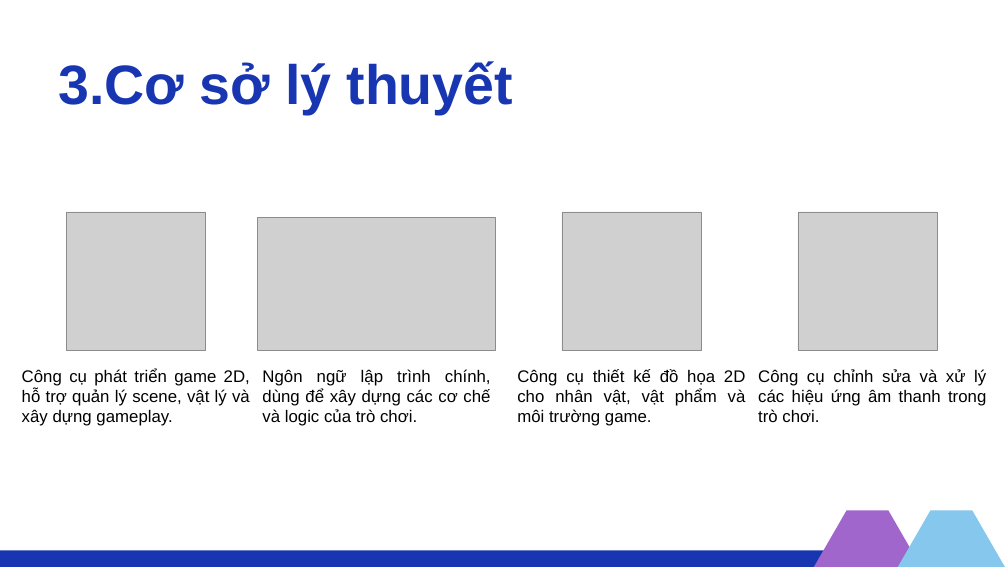
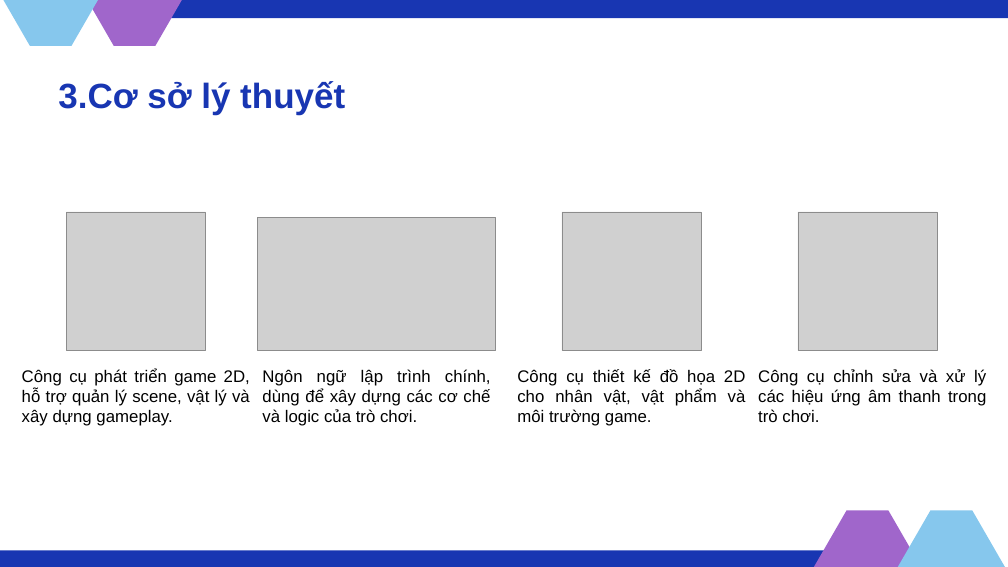
Before and after one commit to HaGiaLoc/tn-da22ttd-110122103-hagialoc-xaydungtrochoisinhton2d, a slide deck: slide 5 of thesis/abs/tn_slide.pptx. Drawn at 1008x567 pixels with LibreOffice and Linux fonts; fonts in the diff are those of the drawing; grey boxes stand for pictures. Boxes give left, top, right and bottom in pixels: in the first picture for what was removed or moved away, otherwise in the second. Text is boxed around its words. In the diff, an @@ line names an element or a change of style, - is before the commit and + after.

Commit message:
Hoàn thành slide thuyết trình

```diff
--- a/thesis/abs/tn_slide.pptx
+++ b/thesis/abs/tn_slide.pptx
@@ freeform shape added at [0,0,139,46], fill #86C7ED @@
@@ freeform shape added at [46,0,222,46], fill #A066CB @@
@@ rectangle added at [101,0,1008,19], fill #1836B2 @@
@@ text "3.Cơ sở lý thuyết" at [58,81,345,115]: size 79.2 to 50 pt @@
```
Also in this commit, not shown: 8 other slides changed, 6 slides added, 9 slides removed.
